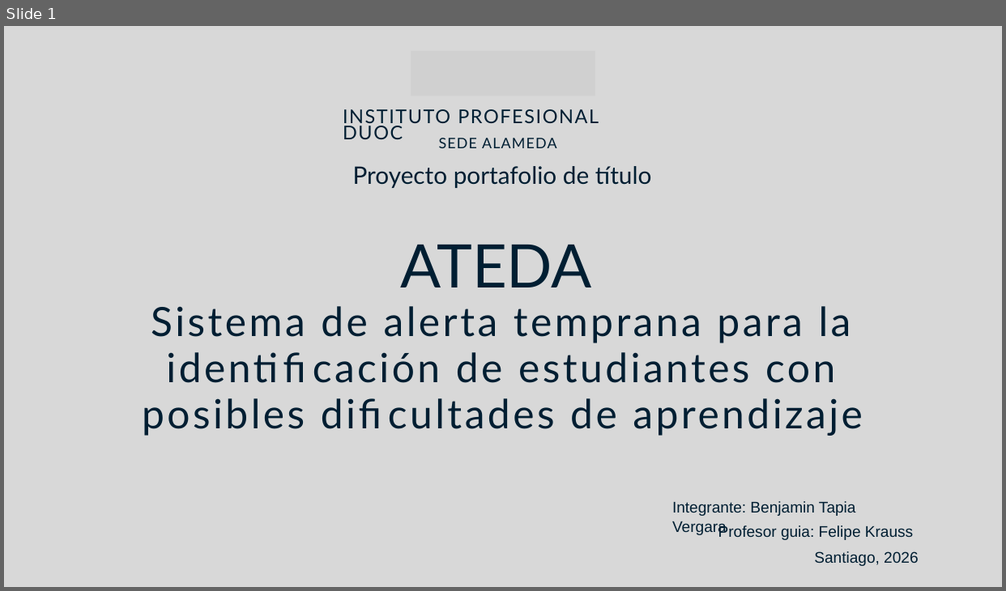
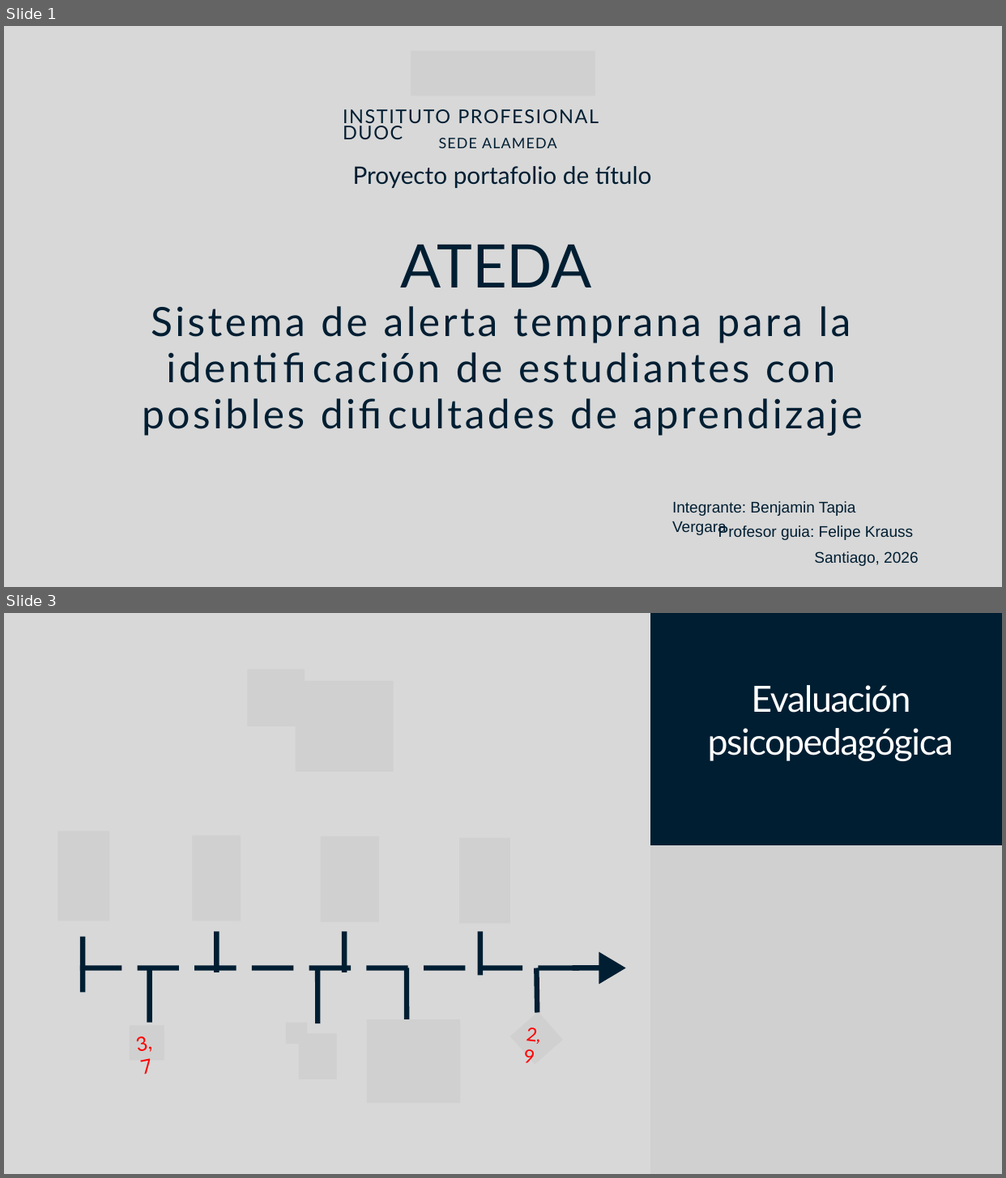
Before and after one commit to benjatapiav/ATEDA, a slide deck: Fase_1/Evidencias Grupales/Presentacion_ATEDA.pptx. Shown one above the other, each under a label of ours: slide 1 before the commit, slides 1 and 3 after it; the slides between them are not shown. The pictures are 1006x591 and 1006x1178 pixels, drawn with LibreOffice and Linux fonts; fonts in the diff are those of the drawing; grey boxes stand for pictures; background and template pictures are left out. Boxes give left, top, right and bottom in pixels: in the first picture for what was removed or moved away, otherwise in the second. Text is boxed around its words. In the diff, an @@ line names an element or a change of style, - is before the commit and + after.

```diff
--- a/Fase_1/Evidencias Grupales/Presentacion_ATEDA.pptx
+++ b/Fase_1/Evidencias Grupales/Presentacion_ATEDA.pptx
@@ slide 3 added at (4,613,1002,1174), background #D8D8D8 @@
@@ freeform shape added at (650,613,1002,845), fill #001E32 @@
@@ picture added at (248,669,305,726) @@
@@ picture added at (296,681,394,772) @@
@@ text added at (708,685,953,761), 52.2 pt, text #FFFFFF @@
+Evaluación psicopedagógica
@@ picture added at (58,831,110,921) @@
@@ picture added at (192,836,241,922) @@
@@ picture added at (321,837,379,922) @@
@@ picture added at (459,838,510,924) @@
@@ picture added at (650,846,1002,1174) @@
@@ line added from (83, 937) to (83, 992), #001E32 7.5 pt @@
@@ line added from (216, 932) to (216, 973), #001E32 7.5 pt @@
@@ line added from (344, 932) to (344, 973), #001E32 7.5 pt @@
@@ line added from (480, 932) to (480, 975), #001E32 7.5 pt @@
@@ freeform shape added at (573,952,626,985), fill #001E32 @@
@@ line added from (80, 969) to (579, 969), #001E32 7.5 pt dashed @@
@@ line added from (150, 967) to (150, 1023), #001E32 7.5 pt @@
@@ line added from (317, 969) to (317, 1024), #001E32 7.5 pt @@
@@ line added from (407, 969) to (407, 1024), #001E32 7.5 pt @@
@@ line added from (536, 969) to (538, 1012), #001E32 7.5 pt @@
@@ picture added at (130,1025,164,1061) @@
@@ picture added at (286,1023,308,1044) @@
@@ picture added at (367,1020,460,1104) @@
@@ picture added at (510,1012,563,1065) @@
@@ text added at (138,1037,154,1075), 28.4 pt, text #FF0000 @@
+3,7
@@ picture added at (299,1033,337,1080) @@
@@ text added at (523,1028,540,1063), 26.9 pt, text #FF0000 @@
+2,9
```
Also in this commit, not shown: 4 slides changed, 1 other slide added, 1 slide removed.
